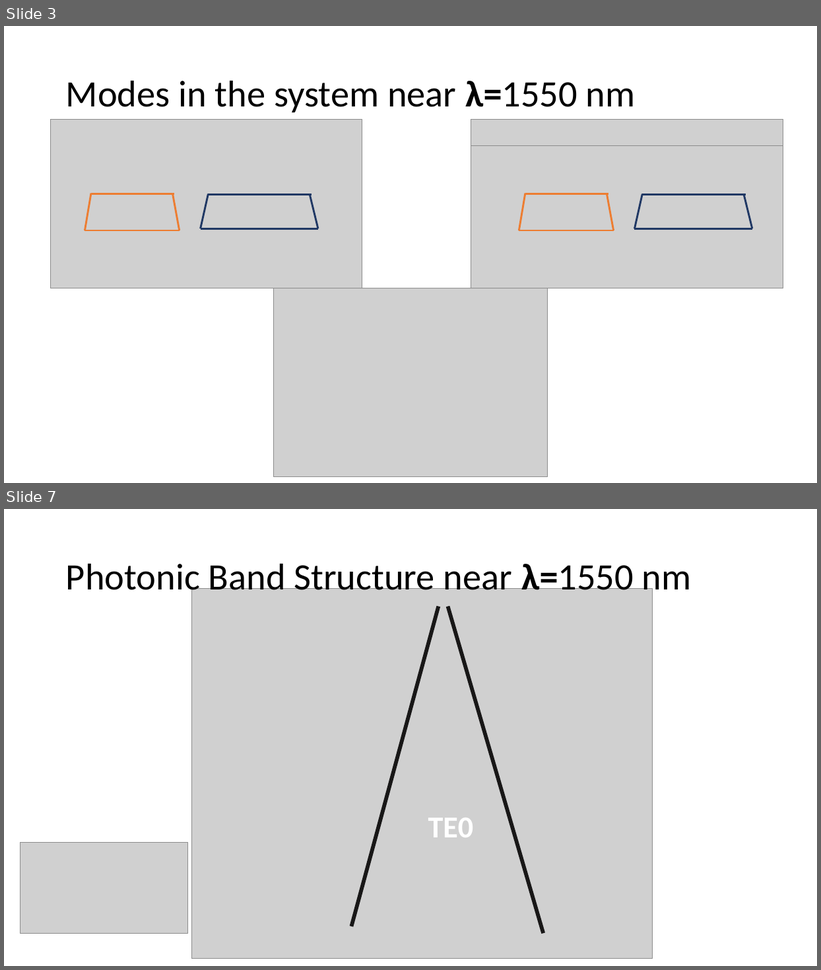
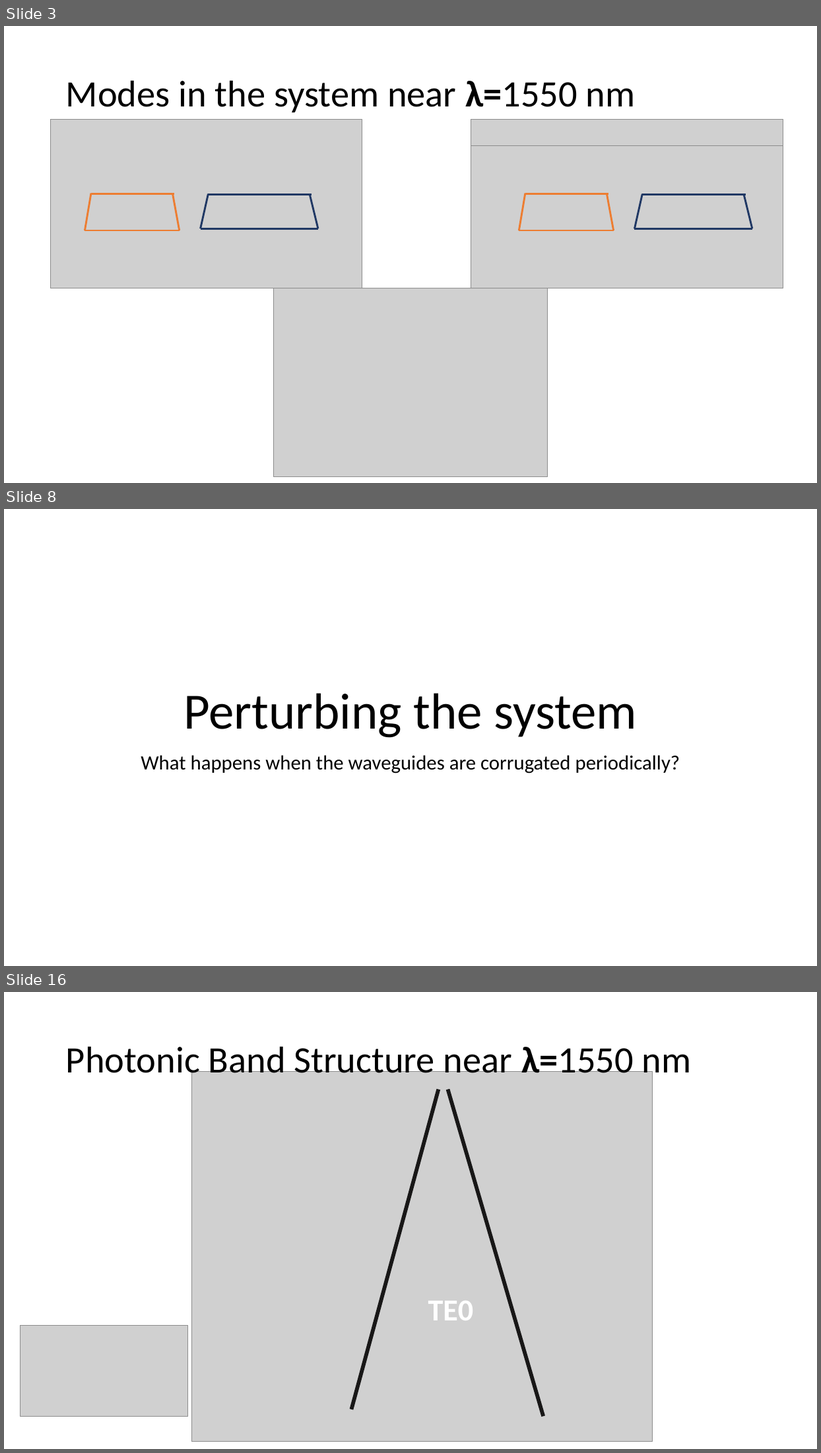
Before and after one commit to mustafacc/SiEPIC_Photonics_Package, a slide deck: SiEPIC_Photonics_Package/solvers_simulators/lumerical_tutorials/ContraDC_tutorial/Bandstructure/example/Understandating Contra-directional couplers photonic band diagrams.pptx. Shown one above the other, each under a label of ours: slides 3 and 7 before the commit, slides 3, 8 and 16 after it; the slides between them are not shown. The pictures are 821x970 and 821x1453 pixels, drawn with LibreOffice and Linux fonts; fonts in the diff are those of the drawing; grey boxes stand for pictures. Boxes give left, top, right and bottom in pixels: in the first picture for what was removed or moved away, otherwise in the second. Text is boxed around its words. In the diff, an @@ line names an element or a change of style, - is before the commit and + after.

```diff
--- a/SiEPIC_Photonics_Package/solvers_simulators/lumerical_tutorials/ContraDC_tutorial/Bandstructure/example/Understandating Contra-directional couplers photonic band diagrams.pptx
+++ b/SiEPIC_Photonics_Package/solvers_simulators/lumerical_tutorials/ContraDC_tutorial/Bandstructure/example/Understandating Contra-directional couplers photonic band diagrams.pptx
@@ slide 8 added at [4,509,817,966], background #FFFFFF @@
@@ title added at [184,693,637,738], 60 pt, text #000000 @@
+Perturbing the system
@@ subtitle added at [141,755,680,774], 24 pt, text #000000 @@
+What happens when the waveguides are corrugated periodically?
@@ what was slide 7 is now slide 16 @@
```
Also in this commit, not shown: 4 slides changed, 8 other slides added, 1 other file.
